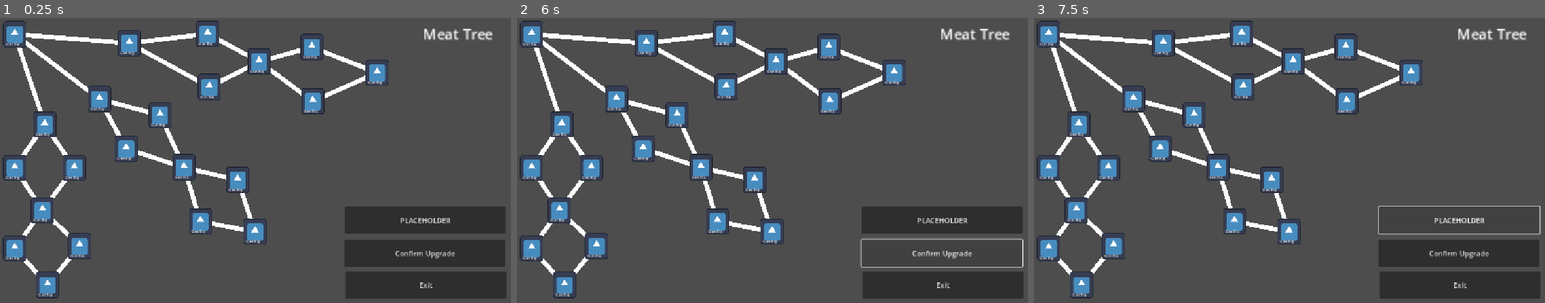
Above: before the commit, frames 1-3 (left to right).
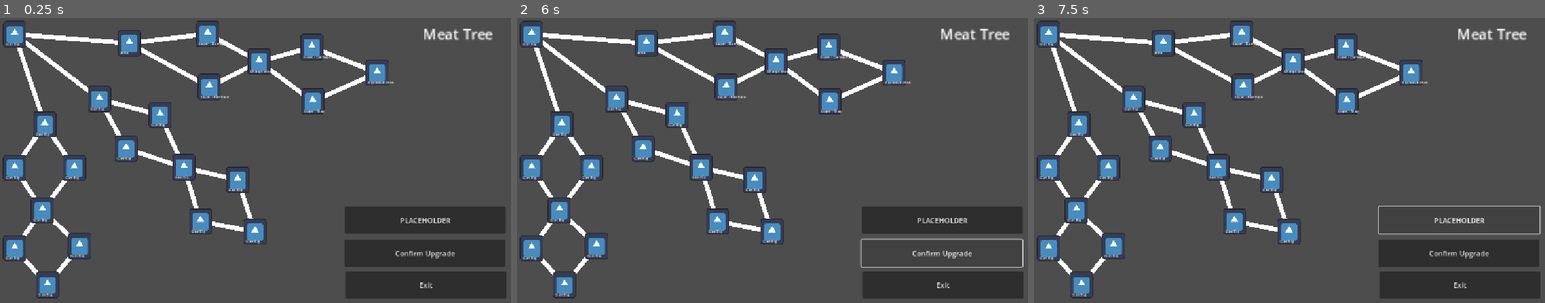
Above: after the commit, the same moments.

Repository: gmuGADIG/DEADSHOT
Game: Godot game, scene res://menu/skill_tree/skill_tree.tscn
The game is run twice, just before and just after one commit, with the same random seed, the same clock (stepped at 60 frames per second) and the same inputs. This scene is started directly instead of the project's main scene. The engine's default icon, where the game draws it, is replaced by a stand-in: a white triangle on a blue panel in a dark square.
Inputs (mouse positions are in pixels of both pictures, inside the frame that each line leads up to):
- Up to frame 1 (0.25 s): no input
- Up to frame 2 (6 s): click (644, 43) at 0.5 s, where only the run after the commit has a clickable "Rifle"; click (726, 35) at 1.25 s, where only the run after the commit has a clickable "Super - Damage 1"; click "Gun Big" (after the commit: "Super - Fire Rate") at 2 s; click (777, 60) at 2.75 s, where only the run after the commit has a clickable "Charge shot"; click (828, 46) at 3.5 s, where only the run after the commit has a clickable "Super - Damage 2"; click (895, 72) at 4.25 s, where only the run after the commit has a clickable "Explosive Shot"; click (828, 100) at 5 s, where only the run after the commit has a clickable "Super - Mag"; click "Confirm Upgrade" at 5.75 s
- Up to frame 3 (7.5 s): click "Confirm Upgrade" at 6.5 s; click "PLACEHOLDER" at 7.25 s

The runs differ from the first frame. In frame 1, 0.2% of the frame differs, in the area x 23-77%, y 8-34%; in frame 2, 0.2%; in frame 3, 0.2%.

Commit message:
Added half of the names
Yay top row has the names and costs now

Diff:
--- a/menu/skill_tree/skill_tree.tscn
+++ b/menu/skill_tree/skill_tree.tscn
@@ -63,6 +63,8 @@
 offset_top = 20.0
 offset_right = 308.0
 offset_bottom = 79.0
+skillName = "Rifle"
+meatCost = 250
 dependencies = [NodePath("skillButton4"), NodePath("skillButton5")]
 
 [node name="skillButton4" parent="skillButton/skillButton2" node_paths=PackedStringArray("dependencies") instance=ExtResource("2_3f6vw")]
@@ -71,6 +73,9 @@
 offset_top = -21.0
 offset_right = 227.0
 offset_bottom = 38.0
+skillName = "Super - Damage 1"
+description = "Fire rate down"
+meatCost = 400
 dependencies = [NodePath("../skillButton5/skillButton")]
 
 [node name="skillButton5" parent="skillButton/skillButton2" node_paths=PackedStringArray("dependencies") instance=ExtResource("2_3f6vw")]
@@ -79,6 +84,9 @@
 offset_top = 98.0
 offset_right = 231.0
 offset_bottom = 157.0
+skillName = "Super - Fire Rate"
+description = "Damage down"
+meatCost = 400
 dependencies = [NodePath("skillButton")]
 
 [node name="skillButton" parent="skillButton/skillButton2/skillButton5" node_paths=PackedStringArray("dependencies") instance=ExtResource("2_3f6vw")]
@@ -87,6 +95,8 @@
 offset_top = -57.0
 offset_right = 163.0
 offset_bottom = 2.0
+skillName = "Charge shot"
+meatCost = 600
 dependencies = [NodePath("skillButton"), NodePath("skillButton2")]
 
 [node name="skillButton" parent="skillButton/skillButton2/skillButton5/skillButton" node_paths=PackedStringArray("dependencies") instance=ExtResource("2_3f6vw")]
@@ -95,6 +105,9 @@
 offset_top = -32.0
 offset_right = 170.0
 offset_bottom = 27.0
+skillName = "Super - Damage 2"
+description = "HP down"
+meatCost = 700
 dependencies = [NodePath("skillButton")]
 
 [node name="skillButton" parent="skillButton/skillButton2/skillButton5/skillButton/skillButton" instance=ExtResource("2_3f6vw")]
@@ -103,6 +116,8 @@
 offset_top = 57.0
 offset_right = 198.0
 offset_bottom = 116.0
+skillName = "Explosive Shot"
+meatCost = 700
 
 [node name="skillButton2" parent="skillButton/skillButton2/skillButton5/skillButton" node_paths=PackedStringArray("dependencies") instance=ExtResource("2_3f6vw")]
 layout_mode = 0
@@ -110,6 +125,9 @@
 offset_top = 89.0
 offset_right = 172.0
 offset_bottom = 148.0
+skillName = "Super - Mag"
+description = "Move speed down"
+meatCost = 700
 dependencies = [NodePath("../skillButton/skillButton")]
 
 [node name="skillButton" parent="skillButton" node_paths=PackedStringArray("dependencies") instance=ExtResource("2_3f6vw")]
